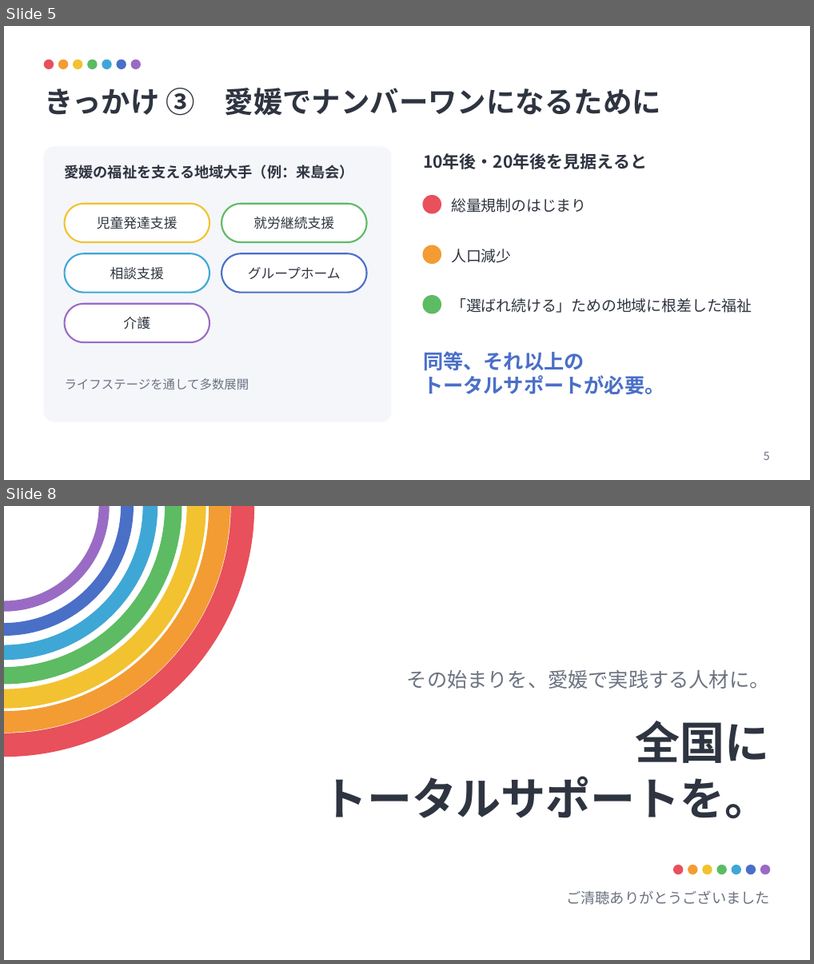
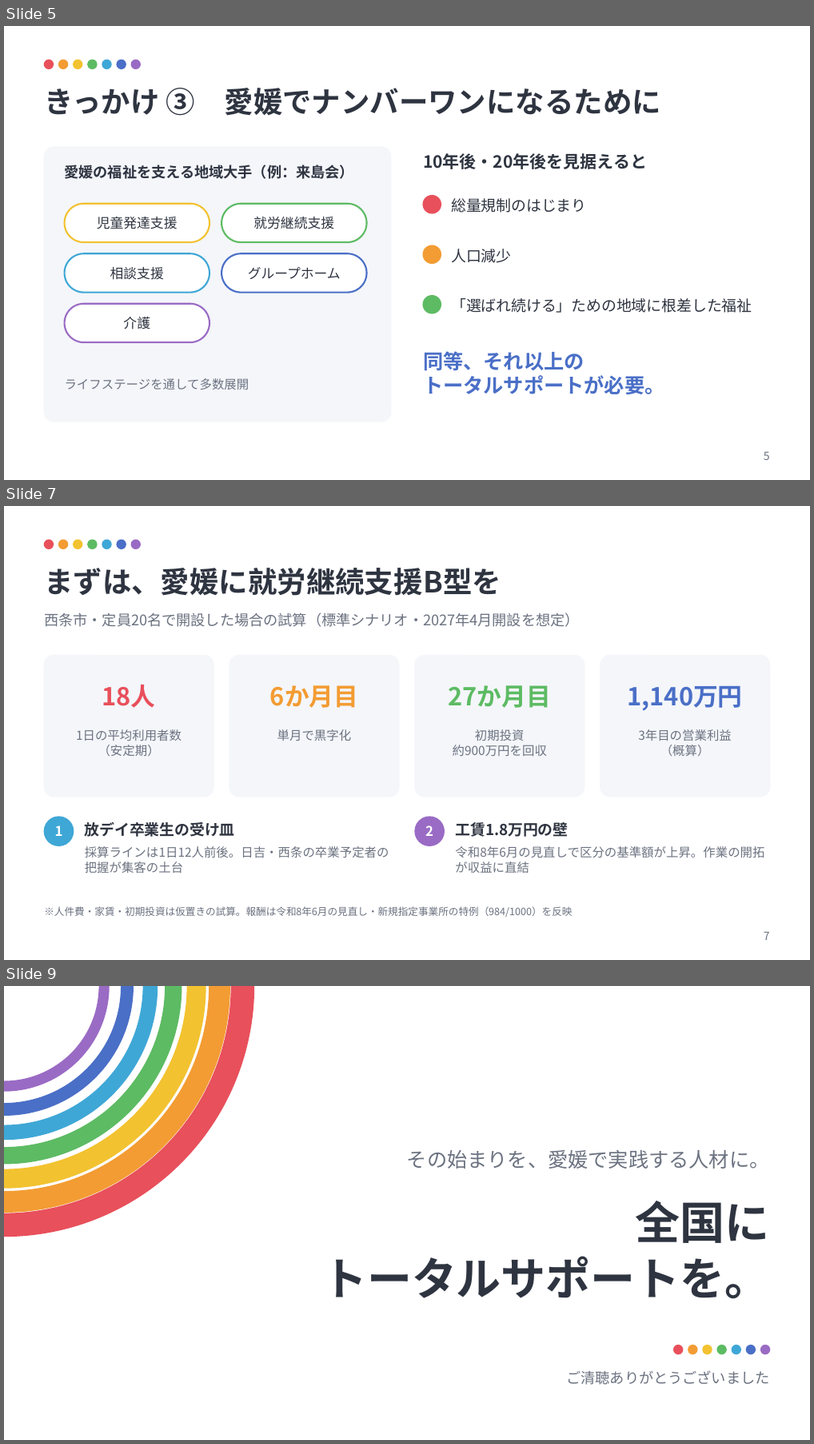
Before and after one commit to 29psy8btsg-hue/-, a slide deck: presentation/crossborder_career_presentation.pptx. Shown one above the other, each under a label of ours: slides 5 and 8 before the commit, slides 5, 7 and 9 after it; the slides between them are not shown. The pictures are 814x964 and 814x1444 pixels, drawn with LibreOffice and Linux fonts; fonts in the diff are those of the drawing. Boxes give left, top, right and bottom in pixels: in the first picture for what was removed or moved away, otherwise in the second. Text is boxed around its words. In the diff, an @@ line names an element or a change of style, - is before the commit and + after.

```diff
--- a/presentation/crossborder_career_presentation.pptx
+++ b/presentation/crossborder_career_presentation.pptx
@@ slide 7 added at bbox=[4, 506, 810, 960], background #FFFFFF @@
@@ ellipse added at bbox=[44, 540, 53, 548], fill #E8505B, outline #E8505B 1 pt @@
@@ ellipse added at bbox=[59, 540, 68, 548], fill #F39C33, outline #F39C33 1 pt @@
@@ ellipse added at bbox=[74, 540, 82, 548], fill #F2C230, outline #F2C230 1 pt @@
@@ ellipse added at bbox=[88, 540, 97, 548], fill #5DBB63, outline #5DBB63 1 pt @@
@@ ellipse added at bbox=[102, 540, 111, 548], fill #3FA7D6, outline #3FA7D6 1 pt @@
@@ ellipse added at bbox=[117, 540, 126, 548], fill #4A6FC7, outline #4A6FC7 1 pt @@
@@ ellipse added at bbox=[131, 540, 140, 548], fill #9A6BC4, outline #9A6BC4 1 pt @@
@@ text added at bbox=[44, 568, 502, 596], 26 pt, text #2E3440, bold @@
+まずは、愛媛に就労継続支援B型を
@@ text added at bbox=[44, 612, 579, 627], 13 pt, text #6B7280 @@
+西条市・定員20名で開設した場合の試算（標準シナリオ・2027年4月開設を想定）
@@ rounded rectangle added at bbox=[44, 655, 214, 796], fill #F4F6FA, outline #F4F6FA 1 pt @@
@@ rounded rectangle added at bbox=[230, 655, 399, 796], fill #F4F6FA, outline #F4F6FA 1 pt @@
@@ rounded rectangle added at bbox=[415, 655, 585, 796], fill #F4F6FA, outline #F4F6FA 1 pt @@
@@ rounded rectangle added at bbox=[601, 655, 770, 796], fill #F4F6FA, outline #F4F6FA 1 pt @@
@@ text added at bbox=[102, 684, 156, 708], 22 pt, text #E8505B, bold @@
+18人
@@ text added at bbox=[270, 685, 358, 708], 22 pt, text #F39C33, bold @@
+6か月目
@@ text added at bbox=[449, 685, 552, 708], 22 pt, text #5DBB63, bold @@
+27か月目
@@ text added at bbox=[628, 686, 743, 711], 22 pt, text #4A6FC7, bold @@
+1,140万円
@@ text added at bbox=[76, 729, 182, 756], 11 pt, text #6B7280 @@
+1日の平均利用者数
+（安定期）
@@ text added at bbox=[278, 729, 352, 740], 11 pt, text #6B7280 @@
+単月で黒字化
@@ text added at bbox=[453, 729, 547, 756], 11 pt, text #6B7280 @@
+初期投資
+約900万円を回収
@@ text added at bbox=[638, 729, 732, 756], 11 pt, text #6B7280 @@
+3年目の営業利益
+（概算）
@@ ellipse added at bbox=[44, 816, 74, 845], fill #3FA7D6, outline #3FA7D6 1 pt @@
@@ ellipse added at bbox=[415, 816, 444, 845], fill #9A6BC4, outline #9A6BC4 1 pt @@
@@ text added at bbox=[55, 825, 63, 836], 12 pt, text #FFFFFF, bold @@
+1
@@ text added at bbox=[85, 822, 235, 836], 13.5 pt, text #2E3440, bold @@
+放デイ卒業生の受け皿
@@ text added at bbox=[426, 825, 434, 836], 12 pt, text #FFFFFF, bold @@
+2
@@ text added at bbox=[455, 822, 568, 836], 13.5 pt, text #2E3440, bold @@
+工賃1.8万円の壁
@@ text added at bbox=[85, 846, 390, 872], 11 pt, text #6B7280 @@
+採算ラインは1日12人前後。日吉・西条の卒業予定者の把握が集客の土台
@@ text added at bbox=[455, 846, 765, 872], 11 pt, text #6B7280 @@
+令和8年6月の見直しで区分の基準額が上昇。作業の開拓が収益に直結
@@ text added at bbox=[44, 906, 572, 916], 9 pt, text #6B7280 @@
+※人件費・家賃・初期投資は仮置きの試算。報酬は令和8年6月の見直し・新規指定事業所の特例（984/1000）を反映
@@ text added at bbox=[764, 932, 770, 940], 10 pt, text #6B7280 @@
+7
@@ what was slide 8 is now slide 9 @@
```
Also in this commit, not shown: 1 slide changed, 1 other slide added, 1 slide removed, 4 other files.
